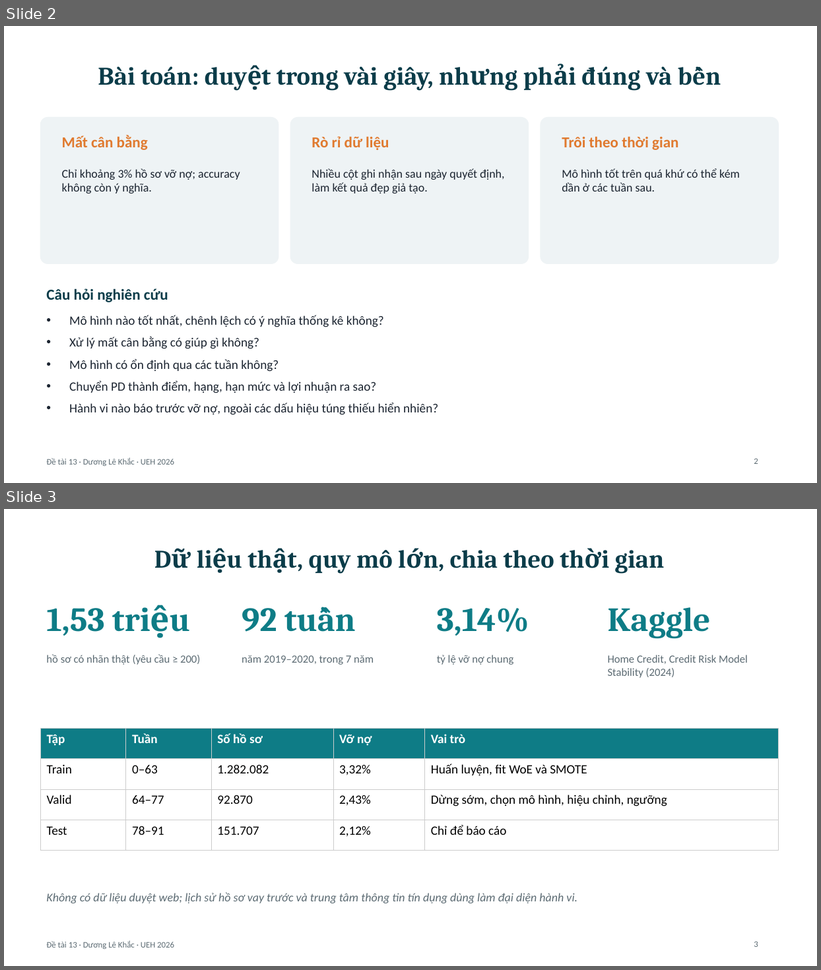
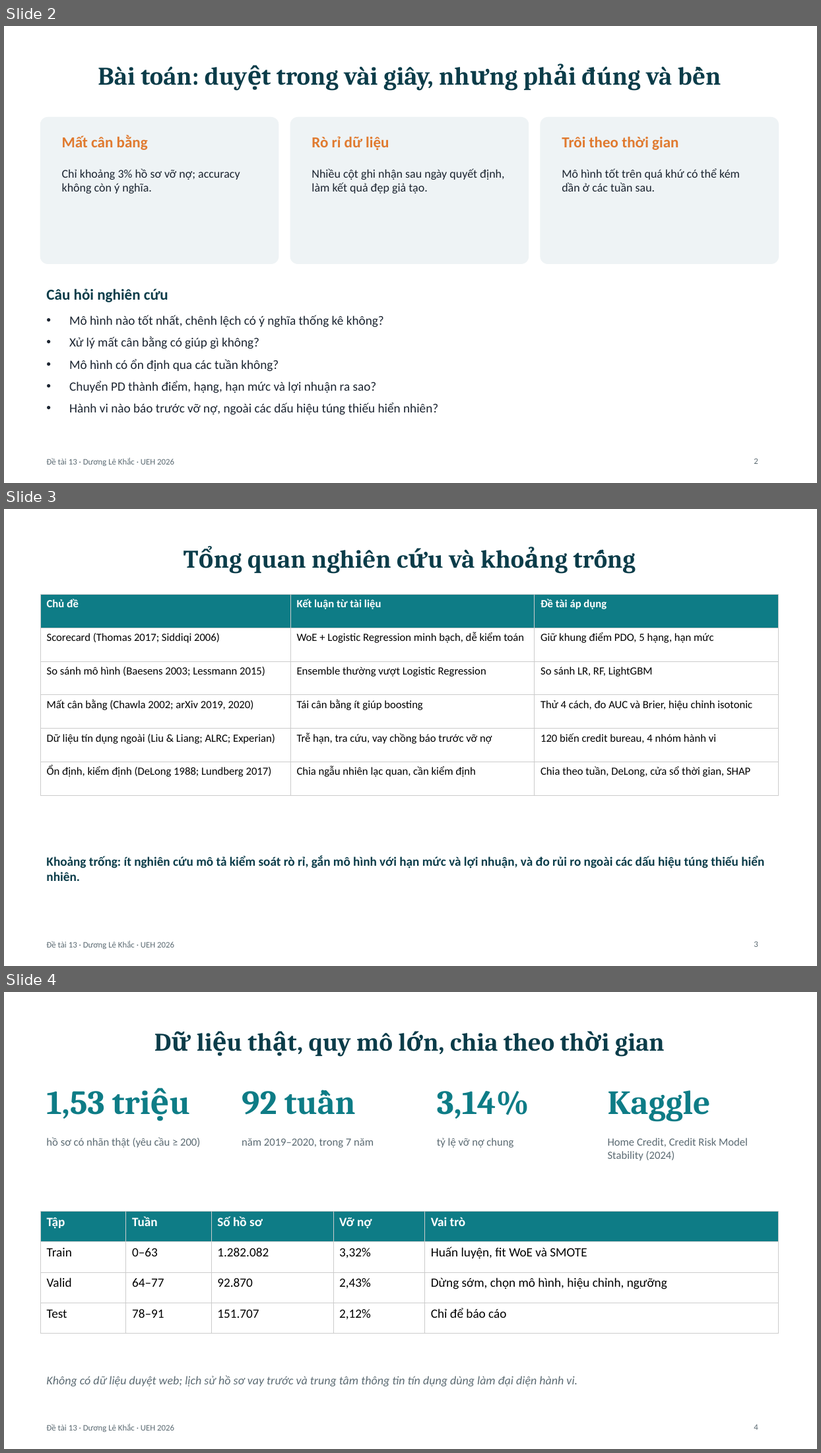
Before and after one commit to duonglk95/UEH-Chuyende-DuongLK525102180006-Detai13, a slide deck: Detai_13/Slide/Slide_Detai13.pptx. Shown one above the other, each under a label of ours: slides 2 and 3 before the commit, slides 2, 3 and 4 after it. The pictures are 821x970 and 821x1453 pixels, drawn with LibreOffice and Linux fonts; fonts in the diff are those of the drawing. Boxes give left, top, right and bottom in pixels: in the first picture for what was removed or moved away, otherwise in the second. Text is boxed around its words. In the diff, an @@ line names an element or a change of style, - is before the commit and + after.

Commit message:
Làm rõ pipeline nghiên cứu và tổng quan tài liệu

```diff
--- a/Detai_13/Slide/Slide_Detai13.pptx
+++ b/Detai_13/Slide/Slide_Detai13.pptx
@@ slide 3 added at (4,509,817,966), background #FFFFFF; not listed: 1 template element that a slide beside it also shows @@
@@ title added at (248,549,475,574), 30 pt, text #0B3C49, bold @@
+Tổng quan nghiên cứu và khoảng trống
@@ table added at (40,594,779,780), 6 rows, 3 columns @@
+Chủ đề | Kết luận từ tài liệu | Đề tài áp dụng
+Scorecard (Thomas 2017; Siddiqi 2006) | WoE + Logistic Regression minh bạch, dễ kiểm toán | Giữ khung điểm PDO, 5 hạng, hạn mức
+So sánh mô hình (Baesens 2003; Lessmann 2015) | Ensemble thường vượt Logistic Regression | So sánh LR, RF, LightGBM
+Mất cân bằng (Chawla 2002; arXiv 2019, 2020) | Tái cân bằng ít giúp boosting | Thử 4 cách, đo AUC và Brier, hiệu chỉnh isotonic
+Dữ liệu tín dụng ngoài (Liu & Liang; ALRC; Experian) | Trễ hạn, tra cứu, vay chồng báo trước vỡ nợ | 120 biến credit bureau, 4 nhóm hành vi
+Ổn định, kiểm định (DeLong 1988; Lundberg 2017) | Chia ngẫu nhiên lạc quan, cần kiểm định | Chia theo tuần, DeLong, cửa sổ thời gian, SHAP
@@ text added at (46,855,764,881), 15 pt, text #0B3C49, bold @@
+Khoảng trống: ít nghiên cứu mô tả kiểm soát rò rỉ, gắn mô hình với hạn mức và lợi nhuận, và đo rủi ro ngoài các dấu hiệu túng thiếu hiển nhiên.
@@ page number added at (754,941,758,947), 10 pt, text #5C6B73 @@
+3
@@ what was slide 3 is now slide 4 @@
@@ page number at (754,1425,758,1430): text changed @@
-3
+4
```
Also in this commit, not shown: 1 other slide added, 1 slide removed, 1 other file.
